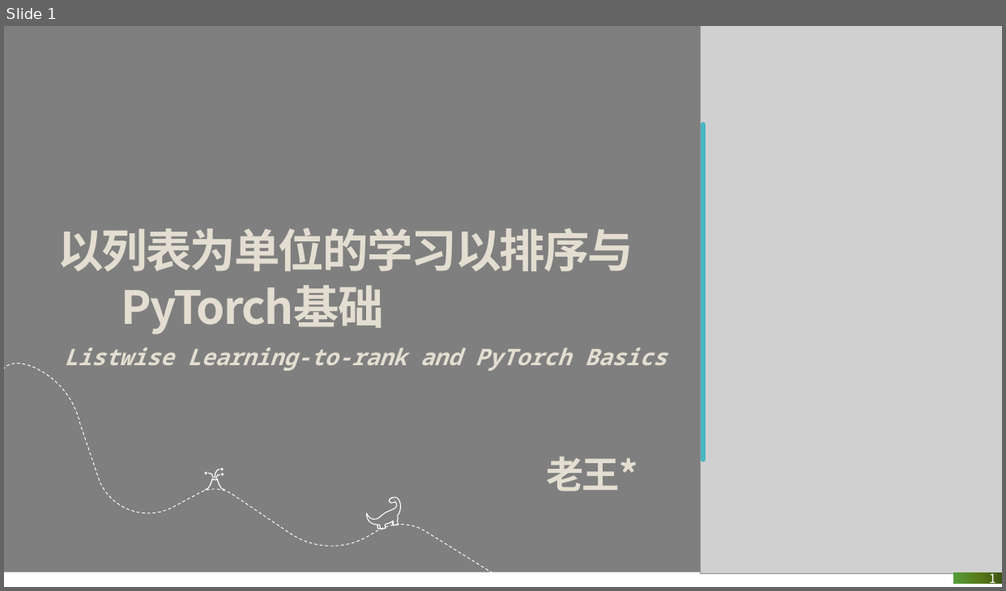
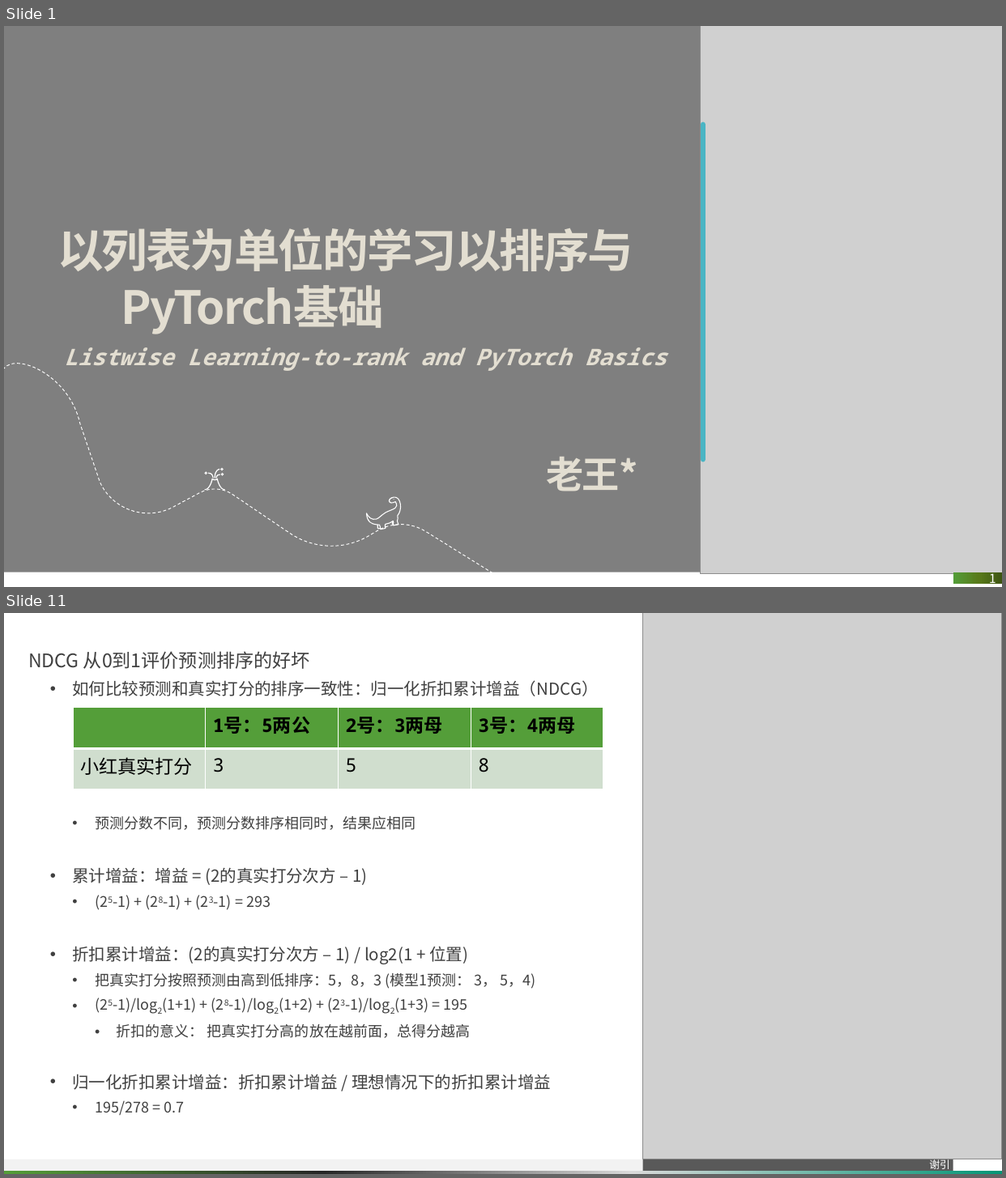
Before and after one commit to pitybea/l2r, a slide deck: rank.pptx. Shown one above the other, each under a label of ours: slide 1 before the commit, slides 1 and 11 after it; the slides between them are not shown. The pictures are 1006x591 and 1006x1178 pixels, drawn with LibreOffice and Linux fonts; fonts in the diff are those of the drawing; grey boxes stand for pictures; background and template pictures are left out. Boxes give left, top, right and bottom in pixels: in the first picture for what was removed or moved away, otherwise in the second. Text is boxed around its words. In the diff, an @@ line names an element or a change of style, - is before the commit and + after.

```diff
--- a/rank.pptx
+++ b/rank.pptx
@@ slide 11 added at (4,613,1002,1174), background #FFFFFF @@
@@ picture added at (642,613,1002,1160) @@
@@ text added at (28,651,598,1115), 14 pt, text #404040 @@
+NDCG 从0到1评价预测排序的好坏
+  • 如何比较预测和真实打分的排序一致性：归一化折扣累计增益（NDCG）
+    • 预测分数不同，预测分数排序相同时，结果应相同
+  • 累计增益：增益 = (2的真实打分次方 – 1)
+    • (25-1) + (28-1) + (23-1) = 293
+  • 折扣累计增益：(2的真实打分次方 – 1) / log2(1 + 位置)
+    • 把真实打分按照预测由高到低排序：5，8，3 (模型1预测： 3， 5，4)
+    • (25-1)/log2(1+1) + (28-1)/log2(1+2) + (23-1)/log2(1+3) = 195
+      • 折扣的意义： 把真实打分高的放在越前面，总得分越高
+  • 归一化折扣累计增益：折扣累计增益 / 理想情况下的折扣累计增益
+    • 195/278 = 0.7
@@ table added at (73,707,603,790), 2 rows, 4 columns @@
+ | 1号：5两公 | 2号：3两母 | 3号：4两母
+小红真实打分 | 3 | 5 | 8
@@ rectangle added at (4,1160,774,1171), fill #F2F2F2 @@
@@ rectangle added at (4,1171,1002,1174), fill gradient #029676 to #D9D9D9 to #262626 to #549E39 @@
@@ rectangle added at (642,1160,953,1171), fill #595959, 10 pt, text #FFFFFF @@
+谢引
```
Also in this commit, not shown: 3 slides changed, 10 other slides added, 8 slides removed, 1 other file.
